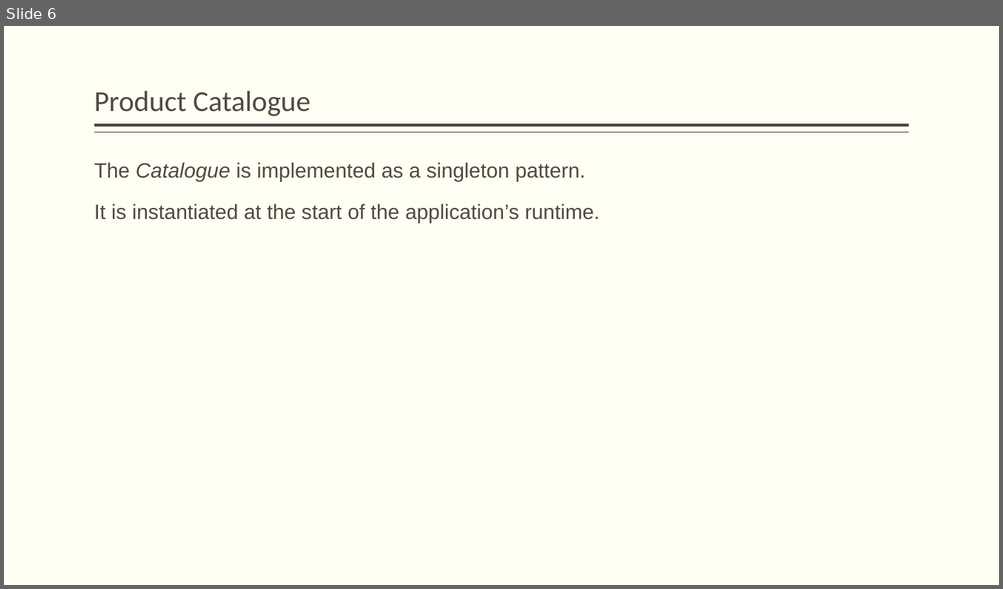
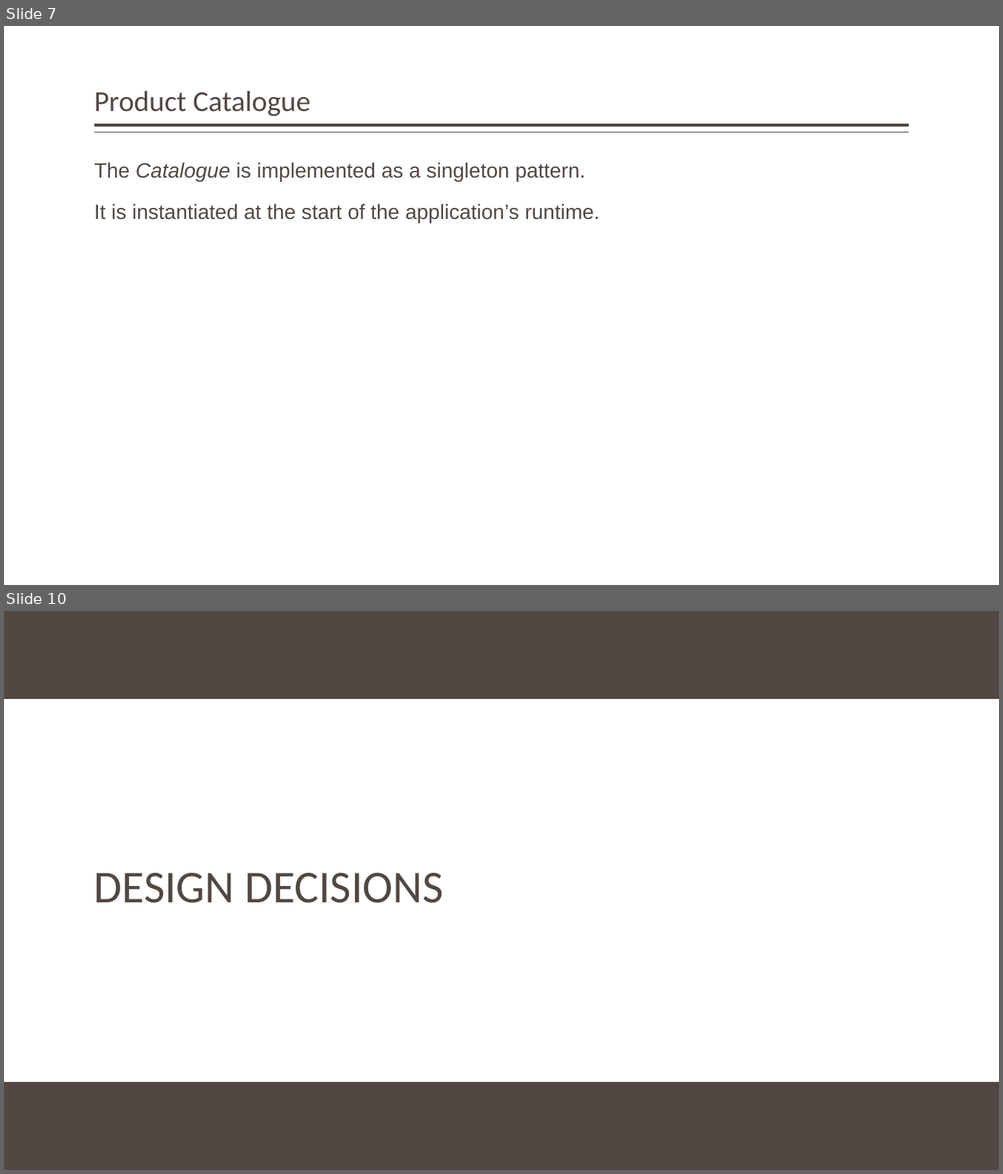
Before and after one commit to StateControlled/SE450_Final_Project, a slide deck: Final Project.pptx. Shown one above the other, each under a label of ours: slide 6 before the commit, slides 7 and 10 after it; the slides between them are not shown. The pictures are 1003x589 and 1003x1174 pixels, drawn with LibreOffice and Linux fonts; fonts in the diff are those of the drawing; background and template pictures are left out. Boxes give left, top, right and bottom in pixels: in the first picture for what was removed or moved away, otherwise in the second. Text is boxed around its words. In the diff, an @@ line names an element or a change of style, - is before the commit and + after.

```diff
--- a/Final Project.pptx
+++ b/Final Project.pptx
@@ slide 10 added at bbox=[4, 611, 999, 1170], background #FFFFFF @@
@@ rectangle added at bbox=[4, 611, 999, 699], fill #514843 @@
@@ title added at bbox=[94, 873, 443, 903], 44 pt, text #514843 @@
+DESIGN DECISIONS
@@ rectangle added at bbox=[4, 1082, 999, 1170], fill #514843 @@
@@ what was slide 6 is now slide 7 @@
```
Also in this commit, not shown: 10 other slides changed, 3 other slides added, 6 slides removed, 11 other files.
